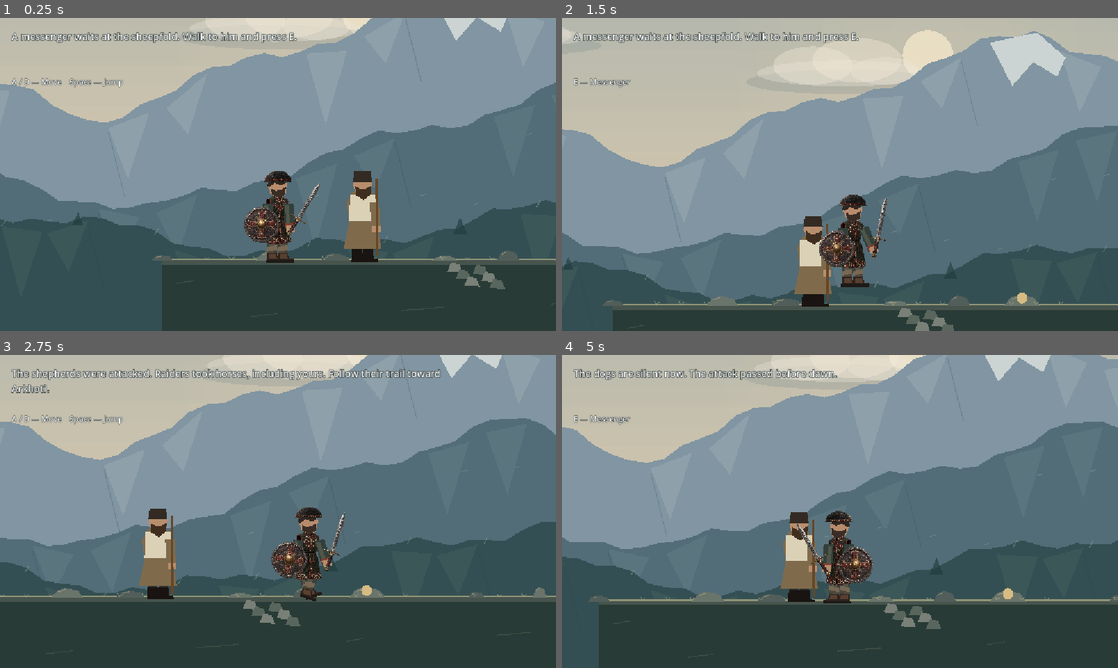
Above: before the commit, frames 1-4 (two rows, left to right).
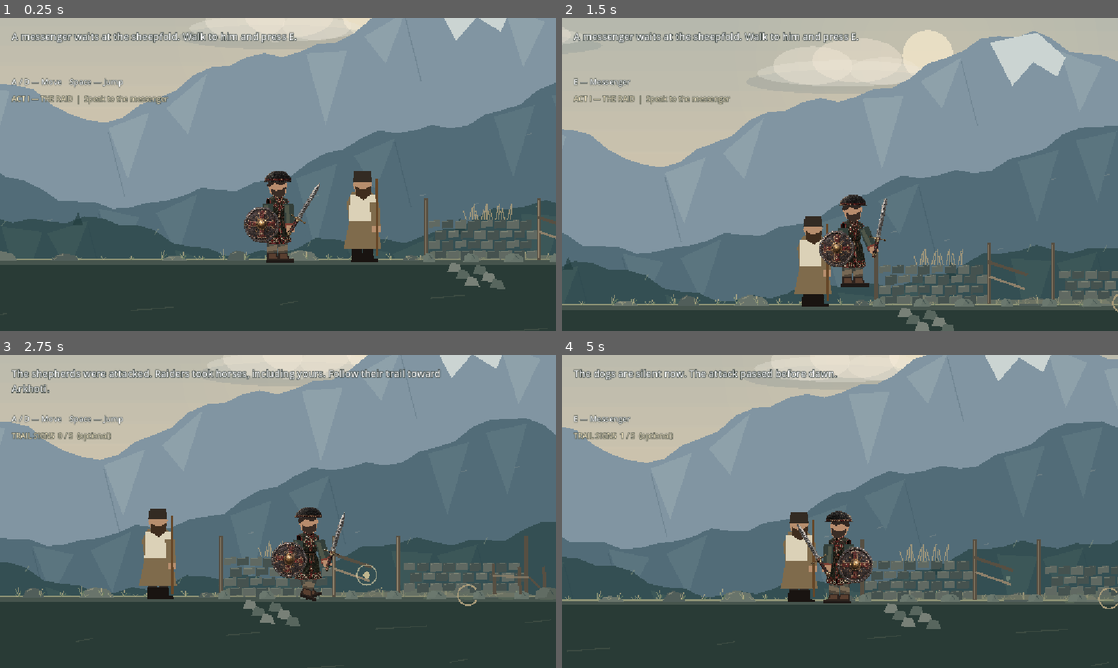
Above: after the commit, the same moments.

Repository: Mikheil-Flammifer/mountain-remembers-godot
Game: Godot game, scene res://scenes/levels/aluda/act_one/tracking.tscn
Two runs of this game, one before a commit and one after it. Both use one fixed random seed, a clock stepped at 60 frames per second and the inputs below. This scene is started directly instead of the project's main scene.
Inputs (mouse positions are in pixels of both pictures, inside the frame that each line leads up to):
- Up to frame 1 (0.25 s): no input
- Up to frame 2 (1.5 s): tap E (talk) at 0.5 s; move the mouse to (962, 158) at 0.52 s; hold D (move_right) 0.53-1.25 s; hold E (talk) 0.53-1.25 s; click (962, 158) at 0.67 s; tap Space (jump) at 0.77, 1.07 s; drag from (728, 190) to (812, 237) at 1.27 s
- Up to frame 3 (2.75 s): tap E (talk) at 2, 2.3 s; move the mouse to (333, 442) at 2.02 s; hold D (move_right) from 2.03 s (still down); hold Shift (dash) from 2.03 s (still down)
- Up to frame 4 (5 s): release D (move_right) at 2.75 s; release Shift (dash) at 2.75 s; drag from (812, 574) to (673, 464) at 2.77 s; move the mouse to (1006, 558) at 3.52 s; hold A (move_left) 3.53-4.25 s; hold E (talk) 3.53-4.25 s; tap Space (jump) at 3.77, 4.07 s; drag from (673, 464) to (756, 433) at 4.27 s

The runs differ from the first frame. In frame 1, 8.8% of the frame differs, in the area x 0-100%, y 24-100%; in frame 2, 4.1%; in frame 3, 4.0%; in frame 4, 4.8%.

Commit message:
feat(act-one): populate Arkhoti high-pasture trail with detailed Khevsur landmarks
Add painted sheepfold, dry-stone walls, broken fence, hoofprints, trampled grass, shallow ford, watchtower, birds, cairns, crags and rifle-cover rock. Make trail clues readable with optional HUD progress and subdued markers; preserve existing story logic and collision. Add an Act 1 environment smoke test and design notes.

Diff:
--- a/scenes/levels/aluda/act_one/tracking.tscn
+++ b/scenes/levels/aluda/act_one/tracking.tscn
@@ -1,8 +1,9 @@
-[gd_scene load_steps=4 format=3]
+[gd_scene load_steps=5 format=3]
 
 [ext_resource type="Script" path="res://scripts/levels/aluda/act_one_tracking.gd" id="1"]
 [ext_resource type="Script" path="res://scripts/levels/aluda/khevsureti_background.gd" id="2"]
 [ext_resource type="Script" path="res://scripts/levels/aluda/khevsureti_ground.gd" id="3"]
+[ext_resource type="Script" path="res://scripts/levels/aluda/act_one_landmarks.gd" id="4"]
 
 [node name="ActOneTracking" type="Node2D"]
 script = ExtResource("1")
@@ -14,5 +15,9 @@
 [node name="RockyPasture" type="Node2D" parent="."]
 z_index = -5
 script = ExtResource("3")
-left_edge = -100.0
-right_edge = 3400.0
+left_edge = -450.0
+right_edge = 3500.0
+
+[node name="EnvironmentalLandmarks" type="Node2D" parent="."]
+z_index = -3
+script = ExtResource("4")
--- /dev/null
+++ b/scripts/levels/aluda/act_one_landmarks.gd
@@ -0,0 +1,260 @@
+@tool
+extends Node2D
+## Decorative Act 1 landmarks along Aluda's trail toward the Arkhoti crags.
+## Everything in this script is painted with CanvasItem draw calls: no collision,
+## damage, audio, or quest state. Positions match act_one_tracking.gd clues.
+
+@export var ground_y: float = 440.0
+@export var animate_birds: bool = true
+
+const SHALE := Color("#39494a")
+const SHALE_LIT := Color("#78847a")
+const SHALE_SHADE := Color("#293b3e")
+const MOSS := Color("#6c8165")
+const OCHRE := Color("#c0a77d")
+const WOOD := Color("#574f42")
+const WOOD_LIT := Color("#8d806a")
+const WATER := Color("#466874")
+
+var _time: float = 0.0
+var _draw_clock: float = 0.0
+
+
+func _process(delta: float) -> void:
+	if not animate_birds:
+		return
+	_time += delta
+	_draw_clock += delta
+	if _draw_clock > 0.08:
+		_draw_clock = 0.0
+		queue_redraw()
+
+
+func _draw() -> void:
+	_draw_distant_watchtower()
+	_draw_grassy_banks()
+	_draw_sheepfold()
+	_draw_broken_fence()
+	_draw_hoofprints()
+	_draw_bent_grass()
+	_draw_ford()
+	_draw_trail_cairns()
+	_draw_birds()
+	_draw_crags()
+	_draw_cover_rock()
+
+
+func _stone(x: float, y: float, width: float, height: float, tint: Color = SHALE) -> void:
+	var silhouette := PackedVector2Array([
+		Vector2(x - width * 0.55, y + 3.0),
+		Vector2(x - width * 0.49, y - height * 0.54),
+		Vector2(x - width * 0.18, y - height),
+		Vector2(x + width * 0.27, y - height * 0.88),
+		Vector2(x + width * 0.52, y - height * 0.42),
+		Vector2(x + width * 0.59, y + 3.0),
+	])
+	draw_colored_polygon(silhouette, tint)
+	draw_colored_polygon(PackedVector2Array([
+		Vector2(x - width * 0.49, y - height * 0.54),
+		Vector2(x - width * 0.18, y - height),
+		Vector2(x + width * 0.09, y - height * 0.73),
+		Vector2(x - width * 0.06, y + 1.0),
+		Vector2(x - width * 0.55, y + 3.0),
+	]), Color(SHALE_LIT, 0.32))
+	draw_line(Vector2(x + width * 0.1, y - height * 0.71), Vector2(x + width * 0.29, y - height * 0.12), Color(SHALE_SHADE, 0.45), 1.3)
+
+
+func _ellipse(center: Vector2, radius: Vector2, tint: Color) -> void:
+	var points := PackedVector2Array()
+	for i in range(25):
+		var angle: float = float(i) * TAU / 24.0
+		points.append(center + Vector2(cos(angle) * radius.x, sin(angle) * radius.y))
+	draw_colored_polygon(points, tint)
+
+
+func _grass(x: float, y: float, height: float, lean: float = 0.0) -> void:
+	var tint := Color("#9ba37d", 0.72)
+	draw_line(Vector2(x, y), Vector2(x + lean - 3.0, y - height * 0.78), tint, 1.1)
+	draw_line(Vector2(x, y), Vector2(x + lean + 1.0, y - height), Color("#c6b78b", 0.68), 1.2)
+	draw_line(Vector2(x, y), Vector2(x + lean + 4.0, y - height * 0.56), Color("#657b61", 0.81), 1.4)
+
+
+func _draw_grassy_banks() -> void:
+	# Sparse hardy grass; intentional clear space around investigation markers.
+	for i in range(126):
+		var x: float = -140.0 + float(i) * 28.0 + float((i * 11) % 12)
+		var h: float = 5.0 + float((i * 17) % 10)
+		if x > 1270.0 and x < 1810.0:
+			continue
+		_grass(x, ground_y, h, sin(float(i) * 1.4) * 3.0)
+	for i in range(48):
+		var x: float = 510.0 + float(i) * 51.0
+		if x > 1280.0 and x < 1830.0:
+			continue
+		_ellipse(Vector2(x, ground_y + 2.0), Vector2(7.0 + float(i % 4) * 3.0, 2.0), Color(MOSS, 0.3))
+
+
+func _draw_distant_watchtower() -> void:
+	# A tiny distant Khevsur stone ruin: a landscape detail, not an enterable building.
+	var x: float = 1970.0
+	var bottom: float = 339.0
+	draw_colored_polygon(PackedVector2Array([
+		Vector2(x - 80, bottom + 23), Vector2(x - 49, bottom - 8),
+		Vector2(x + 35, bottom - 2), Vector2(x + 86, bottom + 23),
+	]), Color("#52665c"))
+	draw_rect(Rect2(x - 17.0, bottom - 67.0, 34.0, 73.0), Color("#576666"))
+	draw_colored_polygon(PackedVector2Array([
+		Vector2(x - 19, bottom - 67),
+		Vector2(x - 15, bottom - 80),
+		Vector2(x + 15, bottom - 80),
+		Vector2(x + 19, bottom - 67),
+	]), Color("#374b4d"))
+	draw_rect(Rect2(x - 4, bottom - 45, 7, 16), Color("#273e45"))
+	draw_rect(Rect2(x - 4, bottom - 14, 8, 15), Color("#293b3e"))
+	for row in range(5):
+		var y: float = bottom - 61.0 + float(row) * 12.0
+		draw_line(Vector2(x - 15, y), Vector2(x + 14, y), Color("#a5aa97", 0.30), 1.0)
+		draw_line(Vector2(x - 5 + float((row * 7) % 13), y), Vector2(x - 5 + float((row * 7) % 13), y + 11), Color("#273e40", 0.37), 1.0)
+
+
+func _dry_wall(x: float, top: float, segments: int, courses: int) -> void:
+	# Broken, uneven dry-laid slate courses characteristic of the highlands.
+	for row in range(courses):
+		for col in range(segments):
+			var off: float = 8.0 if row % 2 else 0.0
+			var bx: float = x + float(col) * 17.0 + off
+			var by: float = top + float(row) * 13.0
+			var h: float = 10.0 + float((row * 3 + col * 5) % 4)
+			draw_colored_polygon(PackedVector2Array([
+				Vector2(bx + 1.0, by + 2.0),
+				Vector2(bx + 16.0, by + 1.0),
+				Vector2(bx + 16.0, by + h),
+				Vector2(bx + 1.0, by + h + 1.0),
+			]), Color("#606962" if (row + col) % 2 == 0 else "#45524f"))
+			draw_line(Vector2(bx + 2, by + 3), Vector2(bx + 13, by + 2), Color("#a4a58d", 0.4), 1.0)
+
+
+func _draw_sheepfold() -> void:
+	# Sheepfold opening at x~430; the area is visual only (not a physical gate).
+	_draw_dry_base()
+	_dry_wall(244.0, 388.0, 8, 4)
+	_dry_wall(477.0, 395.0, 9, 3)
+	for x in [239.0, 385.0, 468.0, 634.0]:
+		draw_rect(Rect2(x, 361.0, 5.0, 79.0), WOOD)
+		draw_line(Vector2(x + 2, 363), Vector2(x + 2, 438), WOOD_LIT, 1.0)
+	draw_line(Vector2(386, 385), Vector2(437, 402), WOOD, 4.0)
+	draw_line(Vector2(388, 404), Vector2(434, 420), WOOD_LIT, 3.0)
+	# Hay and a shepherd's abandoned rope.
+	for i in range(16):
+		var x: float = 294.0 + float(i) * 3.8
+		draw_line(Vector2(x, 389), Vector2(x + float((i * 7) % 9) - 4, 377.0 - float(i % 4) * 3), Color("#bba57b", 0.7), 1.4)
+	draw_arc(Vector2(561.0, 438.0), 13.0, PI * 0.16, PI * 1.8, 18, Color("#a79a79"), 2.0)
+	for i in range(8):
+		_stone(245.0 + float(i) * 55.0, 440.0, 14.0 + float(i % 3) * 4.0, 8.0, Color("#657269"))
+
+
+func _draw_dry_base() -> void:
+	draw_colored_polygon(PackedVector2Array([
+		Vector2(227, ground_y), Vector2(251, 429), Vector2(332, 430),
+		Vector2(378, 434), Vector2(460, 434), Vector2(514, 427),
+		Vector2(633, 434), Vector2(654, ground_y),
+	]), Color("#7e806b", 0.62))
+
+
+func _draw_broken_fence() -> void:
+	for x in [596.0, 629.0, 661.0]:
+		draw_line(Vector2(x, 437), Vector2(x - 2.0, 398.0 + float(int(x) % 4) * 3), WOOD, 4.0)
+	draw_line(Vector2(593, 413), Vector2(640, 415), Color(WOOD_LIT, 0.72), 3.0)
+	draw_line(Vector2(640, 415), Vector2(669, 442), WOOD, 2.5)
+	_stone(664, 440, 30, 13, Color("#566158"))
+
+
+func _draw_hoofprints() -> void:
+	for i in range(8):
+		var x: float = 691.0 + float(i) * 19.0
+		var y: float = ground_y - 5.0 + float((i * 7) % 5)
+		_ellipse(Vector2(x, y), Vector2(5.7, 2.3), Color("#283c37", 0.68))
+		_ellipse(Vector2(x + 7.0, y + (3.0 if i % 2 else -3.0)), Vector2(4.0, 1.9), Color("#283c37", 0.6))
+		if i % 2 == 0:
+			draw_line(Vector2(x - 7, y + 4), Vector2(x + 4, y + 5), Color("#9c8e73", 0.35), 1.0)
+	for i in range(13):
+		_grass(689.0 + float(i) * 14.0, 439, 6.0, 4.0)
+
+
+func _draw_bent_grass() -> void:
+	_ellipse(Vector2(1054, 440), Vector2(82, 8), Color("#887e61", 0.27))
+	for i in range(31):
+		var x: float = 965.0 + float(i) * 6.0
+		_grass(x, ground_y + float((i * 3) % 3), 11.0 + float((i * 7) % 12), 8.0 + float((i * 5) % 7))
+	for i in range(5):
+		draw_line(Vector2(1001 + i * 24, 434), Vector2(1031 + i * 24, 440), Color("#4b5947", 0.45), 1.6)
+
+
+func _draw_ford() -> void:
+	# Shallow wet ford. It does not introduce a platforming gap or a hazard.
+	draw_colored_polygon(PackedVector2Array([
+		Vector2(1260, 438), Vector2(1318, 426), Vector2(1455, 422),
+		Vector2(1625, 427), Vector2(1782, 438), Vector2(1823, 450),
+		Vector2(1260, 450),
+	]), Color("#6b796b", 0.83))
+	_ellipse(Vector2(1540, 439), Vector2(252, 12.0), Color(WATER, 0.81))
+	for i in range(28):
+		var x: float = 1309.0 + float(i) * 16.5
+		var y: float = 431.0 + float((i * 13) % 8)
+		draw_line(Vector2(x, y), Vector2(x + 8.0 + float(i % 5) * 2.0, y - 1.0), Color("#c7d6c2", 0.20 + float(i % 3) * 0.10), 1.2)
+	for i in range(12):
+		var x: float = 1282.0 + float(i) * 47.0
+		_stone(x, 442.0, 18.0 + float((i * 3) % 12), 9.0 + float(i % 6), Color("#576a6a"))
+	for i in range(24):
+		var x: float = 1288.0 + float(i) * 22.0
+		if i % 6 == 0:
+			_grass(x, 427, 17.0, -3.0)
+			_grass(x + 4.0, 427, 9.0, 3.0)
+	# Footprints taper into the far bank.
+	for i in range(5):
+		var x: float = 1664.0 + float(i) * 17.0
+		_ellipse(Vector2(x, 429.0 + float(i % 2) * 3.0), Vector2(5.0, 2.0), Color("#304c4b", 0.64))
+
+
+func _draw_trail_cairns() -> void:
+	for x in [1180.0, 1876.0, 2204.0]:
+		_stone(x, 440, 38, 22, Color("#465952"))
+		_stone(x - 4.0, 419, 23, 18, Color("#65736a"))
+		_stone(x + 2.0, 402, 13, 12, Color("#7f887b"))
+		draw_line(Vector2(x - 9, 416), Vector2(x + 2, 416), Color("#b7aa87", 0.44), 1.0)
+
+
+func _draw_birds() -> void:
+	for i in range(6):
+		var drift: float = sin(_time * 0.24 + float(i) * 1.7) * (11.0 + float(i) * 5.0) if animate_birds else 0.0
+		var x: float = 2011.0 + float(i) * 28.0 + drift
+		var y: float = 206.0 + float((i * 13) % 48) + sin(_time * 0.8 + float(i)) * 4.0
+		var wing: float = 6.0 + float(i % 3) * 2.0
+		var flap: float = sin(_time * 2.0 + float(i) * 0.63) * 3.0 if animate_birds else 0.0
+		draw_line(Vector2(x - wing, y - 3.0 + flap), Vector2(x, y), Color("#35464b", 0.72), 1.5)
+		draw_line(Vector2(x, y), Vector2(x + wing, y - 3.0 + flap), Color("#35464b", 0.72), 1.5)
+
+
+func _draw_crags() -> void:
+	# Jagged vertical slate beyond the birdcall clue; a legible fight silhouette.
+	for i in range(11):
+		var x: float = 2330.0 + float(i) * 76.0
+		var w: float = 104.0 + float((i * 13) % 31)
+		var h: float = 82.0 + float((i * 23) % 88)
+		_stone(x, ground_y + 10.0, w, h, Color("#3a4d4b" if i % 2 else "#465853"))
+		var top: float = ground_y - h + 10.0
+		draw_line(Vector2(x - w * 0.18, top + 12.0), Vector2(x - w * 0.10, top + 47.0), Color("#a5a491", 0.22), 1.7)
+	for i in range(30):
+		var x: float = 2300.0 + float(i) * 28.0
+		_stone(x, ground_y + 1.0, 8.0 + float(i % 5) * 3.0, 5.0 + float((i * 7) % 11), Color("#647168"))
+
+
+func _draw_cover_rock() -> void:
+	# Cover matches the rifle encounter's x=2500..2580 safe interval.
+	_stone(2540.0, 442.0, 123.0, 92.0, Color("#4c605d"))
+	draw_colored_polygon(PackedVector2Array([
+		Vector2(2479, 442), Vector2(2494, 382), Vector2(2520, 349),
+		Vector2(2536, 372), Vector2(2522, 418), Vector2(2509, 441),
+	]), Color("#879187", 0.22))
+	draw_line(Vector2(2532, 370), Vector2(2564, 411), Color("#2c4243", 0.62), 2.0)
+	draw_line(Vector2(2503, 387), Vector2(2520, 372), Color("#b4ad94", 0.42), 2.0)
--- a/scripts/levels/aluda/act_one_tracking.gd
+++ b/scripts/levels/aluda/act_one_tracking.gd
@@ -12,6 +12,9 @@
 var player: CharacterBody2D
 var message: Label
 var prompt: Label
+var trail_status: Label
+var _marker_time: float = 0.0
+var _marker_clock: float = 0.0
 var rifle: RifleEncounter
 var brother: Node2D
 var _points := [
@@ -83,13 +86,39 @@
 	prompt.add_theme_color_override("font_outline_color", Color("#202b29"))
 	prompt.add_theme_constant_override("outline_size", 4)
 	layer.add_child(prompt)
+	trail_status = Label.new()
+	trail_status.position = Vector2(24, 156)
+	trail_status.add_theme_font_size_override("font_size", 15)
+	trail_status.add_theme_color_override("font_color", Color("#e9ddbb"))
+	trail_status.add_theme_color_override("font_outline_color", Color("#202b29"))
+	trail_status.add_theme_constant_override("outline_size", 4)
+	layer.add_child(trail_status)
 
 
 func _process(delta: float) -> void:
+	_marker_time += delta
+	_marker_clock += delta
+	if _marker_clock >= 0.12:
+		_marker_clock = 0.0
+		queue_redraw()
 	if rifle.active:
 		rifle.tick(delta, player.position.x >= 2500.0 and player.position.x <= 2580.0)
 	var point := _nearby_point()
-	prompt.text = "E — " + str(point.get("label", "")) if not point.is_empty() else "A / D — Move    Space — Jump"
+	if rifle.active:
+		if player.position.x >= 2500.0 and player.position.x <= 2580.0:
+			prompt.text = "BEHIND COVER    F — Fire    R — Reload"
+		else:
+			prompt.text = "F — Fire    R — Reload    Seek shelter behind the low rock"
+	elif not point.is_empty():
+		prompt.text = "E — " + str(point.get("label", ""))
+	else:
+		prompt.text = "A / D — Move    Space — Jump"
+	if story.phase == Story.Phase.RAID_REPORT:
+		trail_status.text = "ACT I — THE RAID  |  Speak to the messenger"
+	elif story.phase == Story.Phase.TRACKING:
+		trail_status.text = "TRAIL SIGNS  %d / 5  (optional)" % story.trail_clues.size()
+	else:
+		trail_status.text = "ACT I — THE CRAGS"
 
 
 func _unhandled_input(event: InputEvent) -> void:
@@ -147,9 +176,23 @@
 
 
 func _draw() -> void:
-	# Draw story props only; the landscape lives in reusable decorative nodes.
-	if story.phase >= Story.Phase.BROTHER_FIGHT:
-		draw_rect(Rect2(2500, 390, 80, 50), Color("#696b5d"))
+	# Small, readable clues over the painted terrain. These are not new triggers.
+	if story.phase != Story.Phase.TRACKING:
+		return
 	for point: Dictionary in _points:
-		if point.id not in ["report", "river"]:
-			draw_circle(Vector2(float(point.x), 432), 7.0, Color("#d6bb83"))
+		var clue_id: StringName = StringName(point.id)
+		if clue_id not in [&"dogs", &"hoofprints", &"grass", &"stones", &"birds"]:
+			continue
+		var x: float = float(point.x)
+		var center := Vector2(x, 412.0)
+		if story.trail_clues.has(clue_id):
+			draw_circle(center, 3.2, Color("#8d9d89", 0.57))
+		else:
+			var pulse: float = 0.5 + 0.5 * sin(_marker_time * 2.2 + x * 0.02)
+			draw_arc(center, 10.0 + 3.0 * pulse, 0.0, TAU, 24, Color("#efe0b1", 0.24 + pulse * 0.33), 1.6)
+			draw_colored_polygon(PackedVector2Array([
+				center + Vector2(0.0, -6.0),
+				center + Vector2(5.0, 0.0),
+				center + Vector2(0.0, 6.0),
+				center + Vector2(-5.0, 0.0),
+			]), Color("#e8d4a0", 0.77))
--- /dev/null
+++ b/tests/act_one_landmarks_smoke.gd
@@ -0,0 +1,46 @@
+extends SceneTree
+## Act 1 decorative layers are present, with the same story interactions.
+
+
+func _initialize() -> void:
+	_check.call_deferred()
+
+
+func _check() -> void:
+	var packed: PackedScene = load("res://scenes/levels/aluda/act_one/tracking.tscn")
+	assert(packed != null)
+	var scene: Node2D = packed.instantiate()
+	root.add_child(scene)
+	await process_frame
+	assert(scene.has_node("KhevsuretiBackground"))
+	assert(scene.has_node("RockyPasture"))
+	assert(scene.has_node("EnvironmentalLandmarks"))
+	assert(scene.get_node("EnvironmentalLandmarks") is Node2D)
+	assert(scene.trail_status != null)
+	var floor_found := false
+	for node in scene.get_children():
+		if node is StaticBody2D:
+			floor_found = true
+			assert(node.get_node("CollisionShape2D") != null)
+	assert(floor_found)
+	var player: CharacterBody2D = scene.player
+	player.set_physics_process(false)
+	var interact := InputEventAction.new()
+	interact.action = &"talk"
+	interact.pressed = true
+	player.position = Vector2(160, 440)
+	scene._unhandled_input(interact)
+	assert(scene.story.phase == scene.Story.Phase.TRACKING)
+	for clue_x in [430, 750, 1060, 1720, 2050]:
+		player.position = Vector2(clue_x, 440)
+		scene._unhandled_input(interact)
+	assert(scene.story.trail_clues.size() == 5)
+	scene._process(0.2)
+	assert(scene.trail_status.text.contains("5 / 5"))
+	player.position = Vector2(1400, 440)
+	scene._unhandled_input(interact)
+	assert(scene.story.visited_river)
+	scene.queue_free()
+	await process_frame
+	print("PASS: Act 1 landscape layers, flat collision and optional visual clues.")
+	quit(0)
Not shown, added: documentation/development/act_one_environment.md
